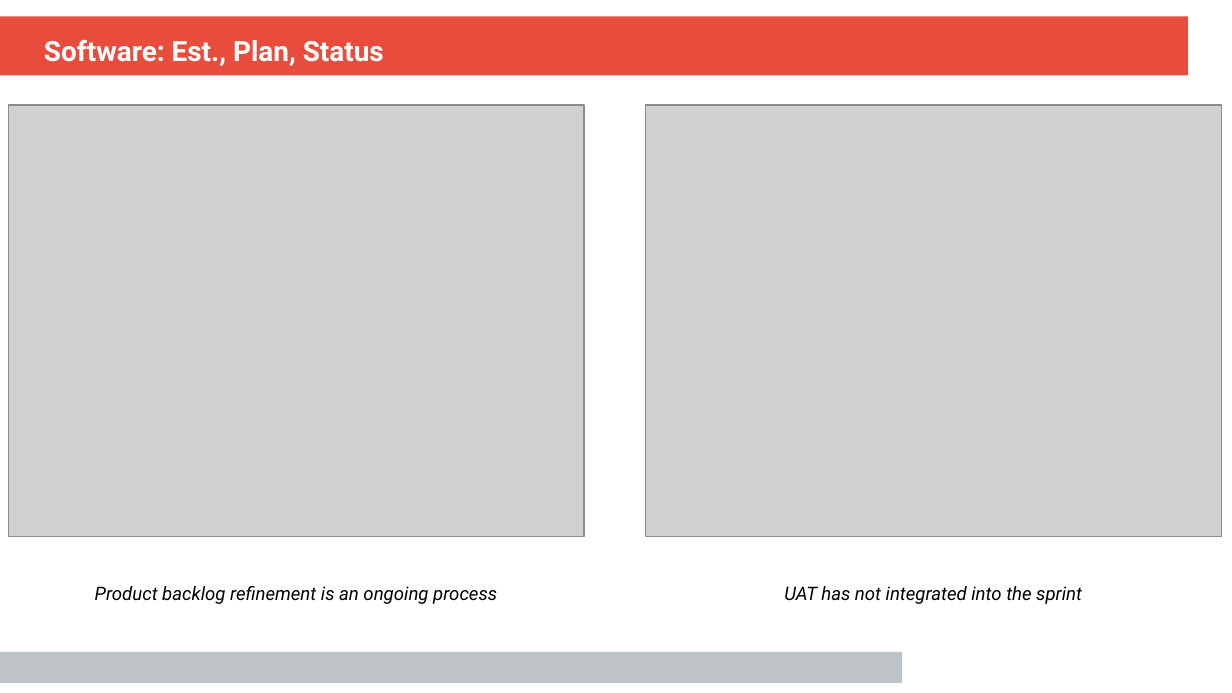
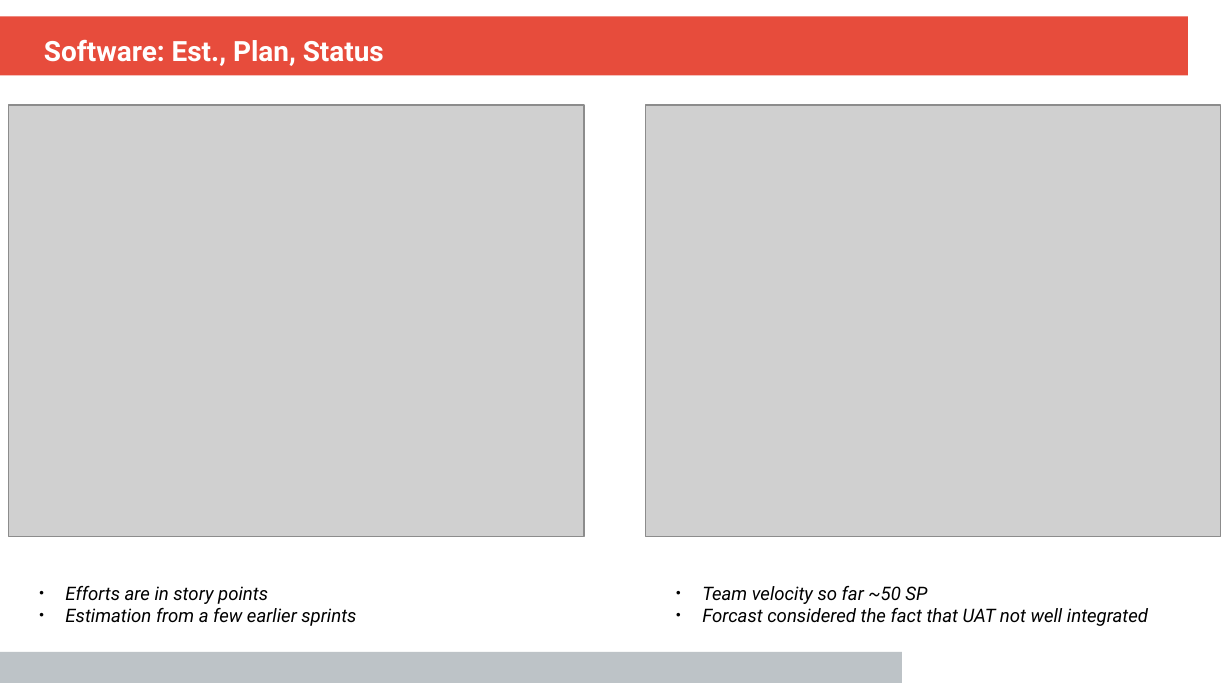
Before and after one commit to woowu/udc-scrum-charts, a slide deck: slide 1 of presentation.odp. Drawn at 1232x693 pixels with LibreOffice and Linux fonts; fonts in the diff are those of the drawing; grey boxes stand for pictures; background and template pictures are left out. Boxes give left, top, right and bottom in pixels: in the first picture for what was removed or moved away, otherwise in the second. Text is boxed around its words. In the diff, an @@ line names an element or a change of style, - is before the commit and + after.

Commit message:
refine presentation

```diff
--- a/presentation.odp
+++ b/presentation.odp
@@ text at (65,586,356,626): text changed @@
-Product backlog refinement is an ongoing process
+● Efforts are in story points
+● Estimation from a few earlier sprints
@@ text at (702,586,1148,626): text changed @@
-UAT has not integrated into the sprint
+● Team velocity so far ~50 SP
+● Forcast considered the fact that UAT not well integrated
```
Also in this commit, not shown: 3 other files.
